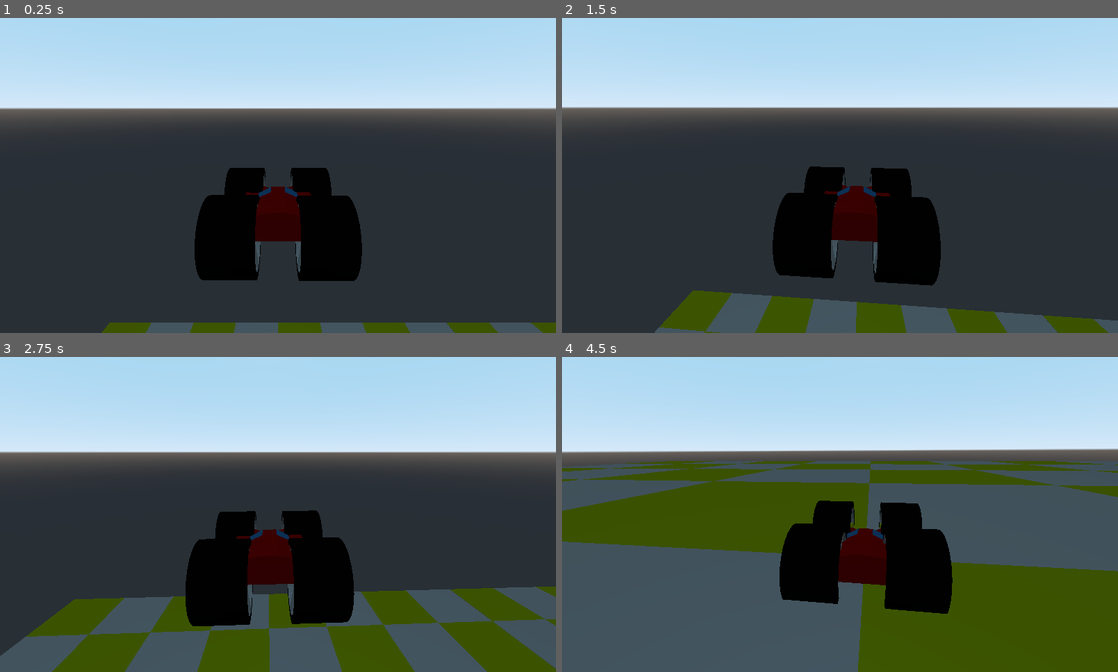
Above: before the commit, frames 1-4 (two rows, left to right).
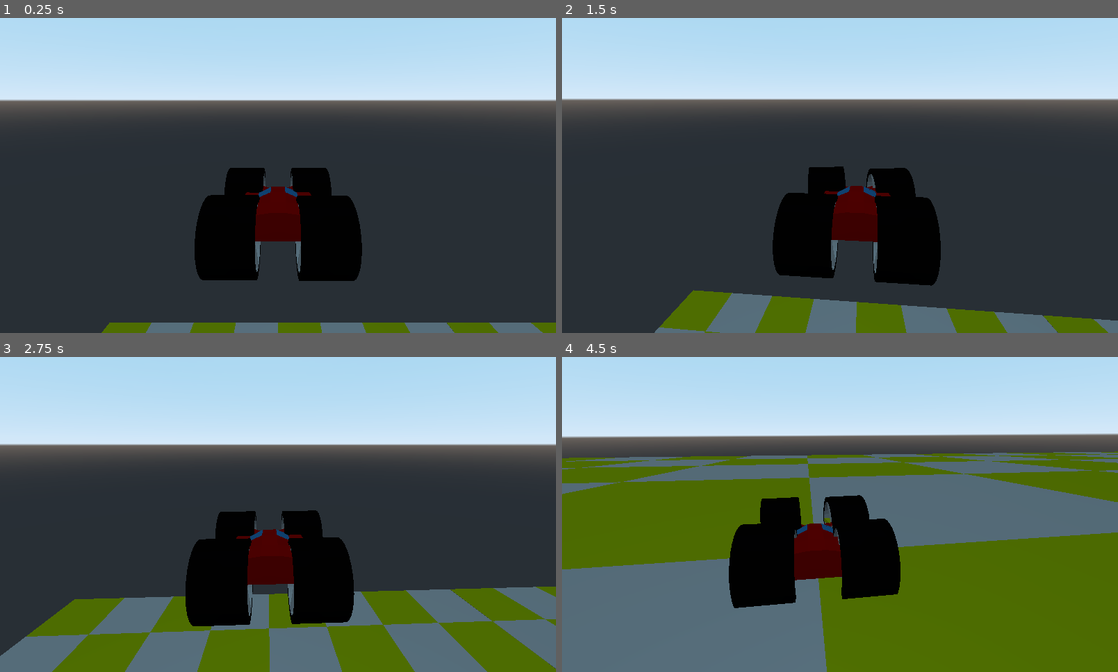
Above: after the commit, the same moments.

Repository: jilhoe63/L3DTEProject
Game: Godot game, scene res://Scenes/Test_scene.tscn
The game is run twice, just before and just after one commit, with the same random seed, the same clock (stepped at 60 frames per second) and the same inputs. The project has no main scene, so this scene is started directly.
Inputs (mouse positions are in pixels of both pictures, inside the frame that each line leads up to):
- Up to frame 1 (0.25 s): no input
- Up to frame 2 (1.5 s): move the mouse to (867, 169) at 0.52 s; hold A (A, bound only after the commit) 0.53-1.28 s; hold Up (ui_up) from 0.53 s (still down); click (867, 169) at 0.67 s; tap D (D, bound only after the commit) at 0.8, 1.35 s; move the mouse to (812, 172) at 1.27 s; click (812, 172) at 1.42 s
- Up to frame 3 (2.75 s): keep holding Up (ui_up); tap S (S, bound only after the commit) at 1.55 s; move the mouse to (289, 505) at 2.02 s; hold S (S, bound only after the commit) from 2.03 s (still down); click (289, 505) at 2.17 s; tap Space (SPACE, bound only after the commit) at 2.3 s
- Up to frame 4 (4.5 s): keep holding Up (ui_up); move the mouse to (834, 514) at 2.77 s; release S (S, bound only after the commit) at 2.78 s; tap Space (SPACE, bound only after the commit) at 2.85 s; click (834, 514) at 2.92 s; tap W (W, bound only after the commit) at 3.05 s; move the mouse to (878, 514) at 3.52 s; hold W (W, bound only after the commit) 3.53-4.28 s; click (878, 514) at 3.67 s; tap A (A, bound only after the commit) at 3.8, 4.35 s; tap Escape (ESC, bound only after the commit) at 4.15 s; move the mouse to (795, 505) at 4.27 s; click (795, 505) at 4.42 s

The runs differ from the first frame. In frame 1, 6.0% of the frame differs, in the area x 0-100%, y 25-100%; in frame 2, 11%; in frame 3, 24%; in frame 4, 70%, in the area x 0-100%, y 24-100%.

Commit message:
test

Diff:
--- a/GameCamera.gd
+++ /dev/null
@@ -1,23 +0,0 @@
-extends Camera
-
-
-onready var player_follow = get_parent().get_node("Player")
-
-var random_jitter = 0
-
-func get_camera_shake(delta):
-	if (Input.is_mouse_button_pressed(BUTTON_LEFT)):
-		random_jitter+=0.05 * delta
-	else:
-		random_jitter-=0.5 * delta
-		if random_jitter < 0:
-			random_jitter = 0
-	return Vector2(rand_range(-random_jitter,random_jitter), rand_range(-random_jitter,random_jitter))
-
-func _process(delta):
-	var camera_shake = get_camera_shake(delta)
-	var camera_pos = Vector3.ZERO
-	camera_pos.x = player_follow.translation.x + camera_shake.x
-	camera_pos.z = player_follow.translation.z + camera_shake.y
-	camera_pos.y = get_translation().y
-	set_translation(camera_pos)
--- a/GameCamera.tscn
+++ /dev/null
@@ -1,4 +0,0 @@
-[gd_scene format=2]
-
-[node name="Camera" type="Camera"]
-transform = Transform( 1, 0, 0, 0, -4.37114e-08, 1, 0, -1, -4.37114e-08, 0, 10, 0 )
--- a/L3DTEProject/Scenes/Camera.gd
+++ /dev/null
@@ -1,19 +0,0 @@
-extends SpringArm
-
-
-
-func _ready():
-	Input.set_mouse_mode(Input.MOUSE_MODE_CAPTURED)
-	$ClippedCamera.add_exception(get_parent())
-
-func _input(event):
-	if Input.is_action_just_pressed("ESC"):
-		if Input.get_mouse_mode() == Input.MOUSE_MODE_CAPTURED:
-			Input.set_mouse_mode(Input.MOUSE_MODE_VISIBLE)
-		else:
-			Input.set_mouse_mode(Input.MOUSE_MODE_CAPTURED)
-
-	if Input.get_mouse_mode() == Input.MOUSE_MODE_CAPTURED:
-		if event is InputEventMouseMotion:
-			rotation_degrees.x = clamp(rotation_degrees.x-event.relative.y*0.1,-45,45)
-			rotation_degrees.y -= event.relative.x*0.1
--- a/L3DTEProject/Scenes/Rigid_Body_Test.tscn
+++ /dev/null
@@ -1,17 +0,0 @@
-[gd_scene load_steps=3 format=2]
-
-[sub_resource type="BoxShape" id=1]
-
-[sub_resource type="CubeMesh" id=2]
-
-[node name="Rigid_Body_Test" type="Spatial"]
-
-[node name="RigidBody" type="RigidBody" parent="."]
-mass = 1000.0
-
-[node name="CollisionShape" type="CollisionShape" parent="RigidBody"]
-shape = SubResource( 1 )
-
-[node name="MeshInstance" type="MeshInstance" parent="RigidBody/CollisionShape"]
-mesh = SubResource( 2 )
-material/0 = null
--- a/L3DTEProject/Scenes/Test_car.tscn
+++ /dev/null
@@ -1,93 +0,0 @@
-[gd_scene load_steps=6 format=2]
-
-[ext_resource path="res://Object Files/Test_Car_Body.obj" type="ArrayMesh" id=1]
-[ext_resource path="res://Object Files/Test_Car_Wheel.obj" type="ArrayMesh" id=2]
-[ext_resource path="res://Scenes/VehicleBody.gd" type="Script" id=3]
-[ext_resource path="res://Scenes/Camera.gd" type="Script" id=4]
-
-[sub_resource type="BoxShape" id=1]
-
-[node name="Test_car" type="Spatial"]
-
-[node name="VehicleBody" type="VehicleBody" parent="."]
-transform = Transform( -1, 0, -8.74228e-08, 0, 1, 0, 8.74228e-08, 0, -1, 0, 0, 0 )
-mass = 500.0
-engine_force = 500.0
-script = ExtResource( 3 )
-
-[node name="CollisionShape" type="CollisionShape" parent="VehicleBody"]
-transform = Transform( 1, 0, 0, 0, 0.393, 0, 0, 0, 1.783, 0, 0, 0 )
-shape = SubResource( 1 )
-
-[node name="MeshInstance" type="MeshInstance" parent="VehicleBody"]
-mesh = ExtResource( 1 )
-material/0 = null
-material/1 = null
-
-[node name="VehicleWheel" type="VehicleWheel" parent="VehicleBody"]
-transform = Transform( 1, 0, 0, 0, 1, 0, 0, 0, 1, -1.1, -0.226, 1.366 )
-engine_force = 500.0
-use_as_traction = true
-use_as_steering = true
-wheel_roll_influence = 0.15
-wheel_friction_slip = 11.0
-suspension_travel = 100.0
-suspension_stiffness = 5.0
-
-[node name="MeshInstance" type="MeshInstance" parent="VehicleBody/VehicleWheel"]
-mesh = ExtResource( 2 )
-material/0 = null
-material/1 = null
-material/2 = null
-
-[node name="VehicleWheel2" type="VehicleWheel" parent="VehicleBody"]
-transform = Transform( 0.3, 0, 0, 0, 0.3, 0, 0, 0, 0.3, 1.1, -0.226, 1.366 )
-engine_force = 500.0
-use_as_traction = true
-use_as_steering = true
-wheel_roll_influence = 0.15
-wheel_friction_slip = 11.0
-suspension_travel = 100.0
-suspension_stiffness = 5.0
-
-[node name="MeshInstance" type="MeshInstance" parent="VehicleBody/VehicleWheel2"]
-mesh = ExtResource( 2 )
-material/0 = null
-material/1 = null
-material/2 = null
-
-[node name="VehicleWheel3" type="VehicleWheel" parent="VehicleBody"]
-transform = Transform( 0.3, 0, 0, 0, 0.3, 0, 0, 0, 0.3, 1.1, -0.226, -1.366 )
-engine_force = 500.0
-use_as_traction = true
-wheel_roll_influence = 0.15
-wheel_friction_slip = 10.0
-suspension_travel = 100.0
-suspension_stiffness = 5.0
-
-[node name="MeshInstance" type="MeshInstance" parent="VehicleBody/VehicleWheel3"]
-mesh = ExtResource( 2 )
-material/0 = null
-material/1 = null
-material/2 = null
-
-[node name="VehicleWheel4" type="VehicleWheel" parent="VehicleBody"]
-transform = Transform( 0.3, 0, 0, 0, 0.3, 0, 0, 0, 0.3, -1.1, -0.226, -1.389 )
-engine_force = 500.0
-use_as_traction = true
-wheel_roll_influence = 0.15
-wheel_friction_slip = 10.0
-suspension_travel = 100.0
-suspension_stiffness = 5.0
-
-[node name="MeshInstance2" type="MeshInstance" parent="VehicleBody/VehicleWheel4"]
-mesh = ExtResource( 2 )
-material/0 = null
-material/1 = null
-material/2 = null
-
-[node name="Camera" type="SpringArm" parent="VehicleBody"]
-transform = Transform( -1, 0, -8.74228e-08, -2.26267e-08, 0.965926, 0.258819, 8.44439e-08, 0.258819, -0.965926, 0, 2.41422, -5.53606 )
-script = ExtResource( 4 )
-
-[node name="ClippedCamera" type="ClippedCamera" parent="VehicleBody/Camera"]
--- a/L3DTEProject/Scenes/Test_scene.tscn
+++ /dev/null
@@ -1,105 +0,0 @@
-[gd_scene load_steps=7 format=2]
-
-[ext_resource path="res://Scenes/Test_car.tscn" type="PackedScene" id=1]
-[ext_resource path="res://Scenes/Rigid_Body_Test.tscn" type="PackedScene" id=2]
-[ext_resource path="res://Object Files/Test_field.obj" type="ArrayMesh" id=3]
-
-[sub_resource type="BoxShape" id=1]
-
-[sub_resource type="ProceduralSky" id=3]
-
-[sub_resource type="Environment" id=2]
-background_mode = 2
-background_sky = SubResource( 3 )
-background_sky_custom_fov = 63.5
-ambient_light_color = Color( 1, 1, 1, 1 )
-ambient_light_energy = 1.5
-fog_enabled = true
-fog_color = Color( 1, 1, 1, 1 )
-fog_sun_amount = 1.0
-fog_depth_enabled = false
-fog_depth_begin = 100.0
-dof_blur_far_distance = 200.0
-
-[node name="Test_scene" type="Spatial"]
-
-[node name="StaticBody" type="StaticBody" parent="."]
-transform = Transform( 66.7679, 0, 0, 0, 0.138804, 0, 0, 0, 66.7679, 0, 0, 0 )
-
-[node name="CollisionShape" type="CollisionShape" parent="StaticBody"]
-shape = SubResource( 1 )
-
-[node name="MeshInstance" type="MeshInstance" parent="StaticBody/CollisionShape"]
-transform = Transform( 0.22, 0, 0, 0, 0.22, 0, 0, 0, 0.22, 0, 0, 0 )
-mesh = ExtResource( 3 )
-skeleton = NodePath("../..")
-material/0 = null
-material/1 = null
-
-[node name="StaticBody2" type="StaticBody" parent="."]
-transform = Transform( 66.7679, 0, 0, 0, 0.138804, 0, 0, 0, 66.7679, 134.235, 0, 0 )
-
-[node name="CollisionShape" type="CollisionShape" parent="StaticBody2"]
-shape = SubResource( 1 )
-
-[node name="MeshInstance" type="MeshInstance" parent="StaticBody2/CollisionShape"]
-transform = Transform( 0.22, 0, 0, 0, 0.22, 0, 0, 0, 0.22, 0, 0, 0 )
-mesh = ExtResource( 3 )
-skeleton = NodePath("../..")
-material/0 = null
-material/1 = null
-
-[node name="StaticBody3" type="StaticBody" parent="."]
-transform = Transform( 5.40887, -0.432825, 0, 2.59695, 0.901478, 0, 0, 0, 2, 68.1334, 1.23657, 0 )
-
-[node name="CollisionShape" type="CollisionShape" parent="StaticBody3"]
-transform = Transform( 1, 0, 0, 0, 1, 0, 0, 0, 1, -0.12575, -0.785728, 0 )
-shape = SubResource( 1 )
-
-[node name="MeshInstance" type="MeshInstance" parent="StaticBody3/CollisionShape"]
-transform = Transform( 0.22, 0, 0, 0, 0.22, 0, 0, 0, 0.22, 0, 0, 0 )
-mesh = ExtResource( 3 )
-skeleton = NodePath("../..")
-material/0 = null
-material/1 = null
-
-[node name="StaticBody4" type="StaticBody" parent="."]
-transform = Transform( 9.82784, -0.184758, -5.44831e-09, 1.78462, 0.949297, -1.55291, 0.478188, 0.254363, 5.79556, 87.0678, 4.6753, 0 )
-
-[node name="CollisionShape" type="CollisionShape" parent="StaticBody4"]
-transform = Transform( 1, 0, 0, 0, 1, 0, 0, 0, 1, -0.12575, -0.785728, 0 )
-shape = SubResource( 1 )
-
-[node name="MeshInstance" type="MeshInstance" parent="StaticBody4/CollisionShape"]
-transform = Transform( 0.22, 0, 0, 0, 0.22, 0, 0, 0, 0.22, 0, 0, 0 )
-mesh = ExtResource( 3 )
-skeleton = NodePath("../..")
-material/0 = null
-material/1 = null
-
-[node name="Test_car" parent="." instance=ExtResource( 1 )]
-transform = Transform( 1, 0, 0, 0, 1, 0, 0, 0, 1, 0, 80.1011, 0 )
-
-[node name="Rigid_Body_Test" parent="." instance=ExtResource( 2 )]
-transform = Transform( -4.37114e-08, 0, -1, 0, 1, 0, 1, 0, -4.37114e-08, 99.6595, 6.13346, 28.6288 )
-
-[node name="Rigid_Body_Test7" parent="." instance=ExtResource( 2 )]
-transform = Transform( -4.37114e-08, 0, -1, 0, 1, 0, 1, 0, -4.37114e-08, 99.6728, 3, 28.6288 )
-
-[node name="Rigid_Body_Test2" parent="." instance=ExtResource( 2 )]
-transform = Transform( -4.37114e-08, 0, -1, 0, 1, 0, 1, 0, -4.37114e-08, 99.6534, 3, 25.8711 )
-
-[node name="Rigid_Body_Test3" parent="." instance=ExtResource( 2 )]
-transform = Transform( 1, 0, 0, 0, 1, 0, 0, 0, 1, 99.1579, 5.71133, 25.9674 )
-
-[node name="Rigid_Body_Test4" parent="." instance=ExtResource( 2 )]
-transform = Transform( 1, 0, 0, 0, 1, 0, 0, 0, 1, 99.9291, 8.73417, 28.9666 )
-
-[node name="Rigid_Body_Test5" parent="." instance=ExtResource( 2 )]
-transform = Transform( 1, 0, 0, 0, 1, 0, 0, 0, 1, 99.5597, 9.0119, 25.9105 )
-
-[node name="Rigid_Body_Test6" parent="." instance=ExtResource( 2 )]
-transform = Transform( 1, 0, 0, 0, 1, 0, 0, 0, 1, 99.6262, 11.4232, 27.842 )
-
-[node name="WorldEnvironment" type="WorldEnvironment" parent="."]
-environment = SubResource( 2 )
--- a/L3DTEProject/Scenes/VehicleBody.gd
+++ /dev/null
@@ -1,24 +0,0 @@
-extends VehicleBody
-
-var horse_power = 2000
-var accel_speed = 20
-
-var steer_angle = deg2rad(30)
-var steer_speed = 3
-
-var brake_power = 30
-var brake_speed = 0
-
-func _physics_process(delta):
-	var throt_input = Input.get_action_strength("W")-Input.get_action_strength("S")
-	engine_force = throt_input*horse_power
-
-	var steer_input = -Input.get_action_strength("D")+Input.get_action_strength("A")
-	steering = lerp_angle(steering,steer_input*steer_angle,steer_speed*delta)
-
-	var brake_input = Input.get_action_strength("SPACE")
-	brake = brake_power*brake_input
-	print(brake)
-
-func _ready():
-	pass
--- a/L3DTEProject/default_env.tres
+++ /dev/null
@@ -1,7 +0,0 @@
-[gd_resource type="Environment" load_steps=2 format=2]
-
-[sub_resource type="ProceduralSky" id=1]
-
-[resource]
-background_mode = 2
-background_sky = SubResource( 1 )
--- a/L3DTEProject/project.godot
+++ /dev/null
@@ -1,56 +0,0 @@
-; Engine configuration file.
-; It's best edited using the editor UI and not directly,
-; since the parameters that go here are not all obvious.
-;
-; Format:
-;   [section] ; section goes between []
-;   param=value ; assign values to parameters
-
-config_version=4
-
-[application]
-
-config/name="L3DTEProject"
-config/icon="res://Image_assets/Jletter.png"
-
-[input]
-
-W={
-"deadzone": 0.5,
-"events": [ Object(InputEventKey,"resource_local_to_scene":false,"resource_name":"","device":0,"alt":false,"shift":false,"control":false,"meta":false,"command":false,"pressed":false,"scancode":0,"physical_scancode":87,"unicode":0,"echo":false,"script":null)
- ]
-}
-S={
-"deadzone": 0.5,
-"events": [ Object(InputEventKey,"resource_local_to_scene":false,"resource_name":"","device":0,"alt":false,"shift":false,"control":false,"meta":false,"command":false,"pressed":false,"scancode":0,"physical_scancode":83,"unicode":0,"echo":false,"script":null)
- ]
-}
-D={
-"deadzone": 0.5,
-"events": [ Object(InputEventKey,"resource_local_to_scene":false,"resource_name":"","device":0,"alt":false,"shift":false,"control":false,"meta":false,"command":false,"pressed":false,"scancode":0,"physical_scancode":68,"unicode":0,"echo":false,"script":null)
- ]
-}
-A={
-"deadzone": 0.5,
-"events": [ Object(InputEventKey,"resource_local_to_scene":false,"resource_name":"","device":0,"alt":false,"shift":false,"control":false,"meta":false,"command":false,"pressed":false,"scancode":0,"physical_scancode":65,"unicode":0,"echo":false,"script":null)
- ]
-}
-SPACE={
-"deadzone": 0.5,
-"events": [ Object(InputEventKey,"resource_local_to_scene":false,"resource_name":"","device":0,"alt":false,"shift":false,"control":false,"meta":false,"command":false,"pressed":false,"scancode":0,"physical_scancode":32,"unicode":0,"echo":false,"script":null)
- ]
-}
-ESC={
-"deadzone": 0.5,
-"events": [ Object(InputEventKey,"resource_local_to_scene":false,"resource_name":"","device":0,"alt":false,"shift":false,"control":false,"meta":false,"command":false,"pressed":false,"scancode":0,"physical_scancode":16777217,"unicode":0,"echo":false,"script":null)
- ]
-}
-
-[physics]
-
-common/enable_pause_aware_picking=true
-
-[rendering]
-
-quality/driver/driver_name="GLES2"
-environment/default_environment="res://default_env.tres"
--- a/Player.tscn
+++ /dev/null
@@ -1,31 +0,0 @@
-[gd_scene load_steps=4 format=2]
-
-[sub_resource type="CapsuleMesh" id=1]
-radius = 0.5
-radial_segments = 40
-
-[sub_resource type="PrismMesh" id=2]
-size = Vector3( 0.2, 0.5, 0.5 )
-
-[sub_resource type="CapsuleShape" id=3]
-radius = 0.443627
-height = 0.914825
-
-[node name="Player" type="KinematicBody"]
-
-[node name="CapsuleMesh" type="MeshInstance" parent="."]
-transform = Transform( 1, 0, 0, 0, -4.37114e-08, -1, 0, 1, -4.37114e-08, 0, 1.09615, 0 )
-mesh = SubResource( 1 )
-material/0 = null
-
-[node name="PointDirection" type="MeshInstance" parent="."]
-transform = Transform( -1, -8.74228e-08, 3.82137e-15, 0, -4.37114e-08, -1, 8.74228e-08, -1, 4.37114e-08, 0, 1.09615, -1.05013 )
-mesh = SubResource( 2 )
-material/0 = null
-
-[node name="Position3D" type="Position3D" parent="."]
-transform = Transform( 1, 0, 0, 0, -4.37114e-08, -1, 0, 1, -4.37114e-08, 0, 1.09615, 0.949866 )
-
-[node name="CollisionShape" type="CollisionShape" parent="."]
-transform = Transform( 1, 0, 0, 0, -4.37114e-08, 1, 0, -1, -4.37114e-08, 0, 1, 0 )
-shape = SubResource( 3 )
--- a/Scenes/Camera.gd
+++ b/Scenes/Camera.gd
@@ -17,3 +17,6 @@
 		if event is InputEventMouseMotion:
 			rotation_degrees.x = clamp(rotation_degrees.x-event.relative.y*0.1,-45,45)
 			rotation_degrees.y -= event.relative.x*0.1
+
+
+#aaaaaaaaaabfqbafuoqbauovfniaop
--- a/Scenes/Rigid_Body_Test.tscn
+++ b/Scenes/Rigid_Body_Test.tscn
@@ -7,6 +7,7 @@
 [node name="Rigid_Body_Test" type="Spatial"]
 
 [node name="RigidBody" type="RigidBody" parent="."]
+mass = 1000.0
 
 [node name="CollisionShape" type="CollisionShape" parent="RigidBody"]
 shape = SubResource( 1 )
--- a/Scenes/Test_car.tscn
+++ b/Scenes/Test_car.tscn
@@ -11,8 +11,8 @@
 
 [node name="VehicleBody" type="VehicleBody" parent="."]
 transform = Transform( -1, 0, -8.74228e-08, 0, 1, 0, 8.74228e-08, 0, -1, 0, 0, 0 )
-mass = 1000.0
-engine_force = 200.0
+mass = 500.0
+engine_force = 500.0
 script = ExtResource( 3 )
 
 [node name="CollisionShape" type="CollisionShape" parent="VehicleBody"]
@@ -26,9 +26,11 @@
 
 [node name="VehicleWheel" type="VehicleWheel" parent="VehicleBody"]
 transform = Transform( 1, 0, 0, 0, 1, 0, 0, 0, 1, -1.1, -0.226, 1.366 )
-engine_force = 200.0
+engine_force = 500.0
 use_as_traction = true
 use_as_steering = true
+wheel_roll_influence = 0.15
+wheel_friction_slip = 11.0
 suspension_travel = 100.0
 suspension_stiffness = 5.0
 
@@ -40,9 +42,11 @@
 
 [node name="VehicleWheel2" type="VehicleWheel" parent="VehicleBody"]
 transform = Transform( 0.3, 0, 0, 0, 0.3, 0, 0, 0, 0.3, 1.1, -0.226, 1.366 )
-engine_force = 200.0
+engine_force = 500.0
 use_as_traction = true
 use_as_steering = true
+wheel_roll_influence = 0.15
+wheel_friction_slip = 11.0
 suspension_travel = 100.0
 suspension_stiffness = 5.0
 
@@ -54,8 +58,9 @@
 
 [node name="VehicleWheel3" type="VehicleWheel" parent="VehicleBody"]
 transform = Transform( 0.3, 0, 0, 0, 0.3, 0, 0, 0, 0.3, 1.1, -0.226, -1.366 )
-engine_force = 200.0
+engine_force = 500.0
 use_as_traction = true
+wheel_roll_influence = 0.15
 wheel_friction_slip = 10.0
 suspension_travel = 100.0
 suspension_stiffness = 5.0
@@ -68,8 +73,9 @@
 
 [node name="VehicleWheel4" type="VehicleWheel" parent="VehicleBody"]
 transform = Transform( 0.3, 0, 0, 0, 0.3, 0, 0, 0, 0.3, -1.1, -0.226, -1.389 )
-engine_force = 200.0
+engine_force = 500.0
 use_as_traction = true
+wheel_roll_influence = 0.15
 wheel_friction_slip = 10.0
 suspension_travel = 100.0
 suspension_stiffness = 5.0
--- a/Scenes/Test_scene.tscn
+++ b/Scenes/Test_scene.tscn
@@ -1,10 +1,25 @@
-[gd_scene load_steps=5 format=2]
+[gd_scene load_steps=7 format=2]
 
 [ext_resource path="res://Scenes/Test_car.tscn" type="PackedScene" id=1]
 [ext_resource path="res://Scenes/Rigid_Body_Test.tscn" type="PackedScene" id=2]
 [ext_resource path="res://Object Files/Test_field.obj" type="ArrayMesh" id=3]
 
 [sub_resource type="BoxShape" id=1]
+
+[sub_resource type="ProceduralSky" id=3]
+
+[sub_resource type="Environment" id=2]
+background_mode = 2
+background_sky = SubResource( 3 )
+background_sky_custom_fov = 63.5
+ambient_light_color = Color( 1, 1, 1, 1 )
+ambient_light_energy = 1.5
+fog_enabled = true
+fog_color = Color( 1, 1, 1, 1 )
+fog_sun_amount = 1.0
+fog_depth_enabled = false
+fog_depth_begin = 100.0
+dof_blur_far_distance = 200.0
 
 [node name="Test_scene" type="Spatial"]
 
@@ -34,6 +49,34 @@
 material/0 = null
 material/1 = null
 
+[node name="StaticBody3" type="StaticBody" parent="."]
+transform = Transform( 5.40887, -0.432825, 0, 2.59695, 0.901478, 0, 0, 0, 2, 68.1334, 1.23657, 0 )
+
+[node name="CollisionShape" type="CollisionShape" parent="StaticBody3"]
+transform = Transform( 1, 0, 0, 0, 1, 0, 0, 0, 1, -0.12575, -0.785728, 0 )
+shape = SubResource( 1 )
+
+[node name="MeshInstance" type="MeshInstance" parent="StaticBody3/CollisionShape"]
+transform = Transform( 0.22, 0, 0, 0, 0.22, 0, 0, 0, 0.22, 0, 0, 0 )
+mesh = ExtResource( 3 )
+skeleton = NodePath("../..")
+material/0 = null
+material/1 = null
+
+[node name="StaticBody4" type="StaticBody" parent="."]
+transform = Transform( 9.82784, -0.184758, -5.44831e-09, 1.78462, 0.949297, -1.55291, 0.478188, 0.254363, 5.79556, 87.0678, 4.6753, 0 )
+
+[node name="CollisionShape" type="CollisionShape" parent="StaticBody4"]
+transform = Transform( 1, 0, 0, 0, 1, 0, 0, 0, 1, -0.12575, -0.785728, 0 )
+shape = SubResource( 1 )
+
+[node name="MeshInstance" type="MeshInstance" parent="StaticBody4/CollisionShape"]
+transform = Transform( 0.22, 0, 0, 0, 0.22, 0, 0, 0, 0.22, 0, 0, 0 )
+mesh = ExtResource( 3 )
+skeleton = NodePath("../..")
+material/0 = null
+material/1 = null
+
 [node name="Test_car" parent="." instance=ExtResource( 1 )]
 transform = Transform( 1, 0, 0, 0, 1, 0, 0, 0, 1, 0, 80.1011, 0 )
 
@@ -57,3 +100,6 @@
 
 [node name="Rigid_Body_Test6" parent="." instance=ExtResource( 2 )]
 transform = Transform( 1, 0, 0, 0, 1, 0, 0, 0, 1, 99.6262, 11.4232, 27.842 )
+
+[node name="WorldEnvironment" type="WorldEnvironment" parent="."]
+environment = SubResource( 2 )
--- a/Scenes/VehicleBody.gd
+++ b/Scenes/VehicleBody.gd
@@ -6,7 +6,7 @@
 var steer_angle = deg2rad(30)
 var steer_speed = 3
 
-var brake_power = 10
+var brake_power = 30
 var brake_speed = 0
 
 func _physics_process(delta):
@@ -21,4 +21,4 @@
 	print(brake)
 
 func _ready():
-	pass # Replace with function body.
+	pass
--- a/TestLevel.tscn
+++ /dev/null
@@ -1,15 +0,0 @@
-[gd_scene load_steps=5 format=2]
-
-[ext_resource path="res://Player.tscn" type="PackedScene" id=1]
-[ext_resource path="res://movement.gd" type="Script" id=2]
-[ext_resource path="res://GameCamera.tscn" type="PackedScene" id=3]
-[ext_resource path="res://GameCamera.gd" type="Script" id=4]
-
-[node name="Level" type="Spatial"]
-
-[node name="Player" parent="." instance=ExtResource( 1 )]
-transform = Transform( 1, 0, 1.74846e-07, 0, 1, 0, -1.74846e-07, 0, 1, 0, 0, 0 )
-script = ExtResource( 2 )
-
-[node name="Camera" parent="." instance=ExtResource( 3 )]
-script = ExtResource( 4 )
--- a/movement.gd
+++ /dev/null
@@ -1,45 +0,0 @@
-extends KinematicBody
-
-onready var camera = get_parent().get_node("Camera")
-
-export var max_speed = 10
-export var friction = 10
-export var speed = 1
-export var acceleration = 0.5
-
-var move_vector = Vector3.ZERO
-var cursor_pos = Vector3.ZERO
-
-func look_at_cursor():
-	var player_pos = global_transform.origin
-	var drop_plane = Plane(Vector3(0,1,0), player_pos.y)
-	var ray_length = 1000
-	var mouse_pos = get_viewport().get_mouse_position()
-	var from = camera.project_ray_origin(mouse_pos)
-	var to = from + camera.project_ray_normal(mouse_pos) * ray_length
-	cursor_pos = drop_plane.intersects_ray(from, to)
-	print(cursor_pos)
-	look_at(cursor_pos, Vector3.UP)
-
-func get_input():
-	var input = Vector3(
-		-int(Input.is_action_pressed("ui_left")) + int(Input.is_action_pressed("ui_right")),
-		0,
-		-int(Input.is_action_pressed("ui_up")) + int(Input. is_action_pressed("ui_down"))
-	)
-	input = input.normalized()
-	return input
-
-func _process(delta):
-	pass
-
-func _physics_process(delta):
-	var input = get_input()
-	if input != Vector3.ZERO:
-		speed += acceleration
-		if speed > max_speed:
-			speed = max_speed
-	move_vector = input * speed
-	move_and_slide(move_vector)
-
-	look_at_cursor()
--- a/project.godot
+++ b/project.godot
@@ -8,19 +8,49 @@
 
 config_version=4
 
-_global_script_classes=[  ]
-_global_script_class_icons={
+[application]
 
+config/name="L3DTEProject"
+config/icon="res://Image_assets/Jletter.png"
+
+[input]
+
+W={
+"deadzone": 0.5,
+"events": [ Object(InputEventKey,"resource_local_to_scene":false,"resource_name":"","device":0,"alt":false,"shift":false,"control":false,"meta":false,"command":false,"pressed":false,"scancode":0,"physical_scancode":87,"unicode":0,"echo":false,"script":null)
+ ]
+}
+S={
+"deadzone": 0.5,
+"events": [ Object(InputEventKey,"resource_local_to_scene":false,"resource_name":"","device":0,"alt":false,"shift":false,"control":false,"meta":false,"command":false,"pressed":false,"scancode":0,"physical_scancode":83,"unicode":0,"echo":false,"script":null)
+ ]
+}
+D={
+"deadzone": 0.5,
+"events": [ Object(InputEventKey,"resource_local_to_scene":false,"resource_name":"","device":0,"alt":false,"shift":false,"control":false,"meta":false,"command":false,"pressed":false,"scancode":0,"physical_scancode":68,"unicode":0,"echo":false,"script":null)
+ ]
+}
+A={
+"deadzone": 0.5,
+"events": [ Object(InputEventKey,"resource_local_to_scene":false,"resource_name":"","device":0,"alt":false,"shift":false,"control":false,"meta":false,"command":false,"pressed":false,"scancode":0,"physical_scancode":65,"unicode":0,"echo":false,"script":null)
+ ]
+}
+SPACE={
+"deadzone": 0.5,
+"events": [ Object(InputEventKey,"resource_local_to_scene":false,"resource_name":"","device":0,"alt":false,"shift":false,"control":false,"meta":false,"command":false,"pressed":false,"scancode":0,"physical_scancode":32,"unicode":0,"echo":false,"script":null)
+ ]
+}
+ESC={
+"deadzone": 0.5,
+"events": [ Object(InputEventKey,"resource_local_to_scene":false,"resource_name":"","device":0,"alt":false,"shift":false,"control":false,"meta":false,"command":false,"pressed":false,"scancode":0,"physical_scancode":16777217,"unicode":0,"echo":false,"script":null)
+ ]
 }
 
-[application]
+[physics]
 
-config/name="The Tale of Charles Halfwit"
-config/icon="res://icon.png"
+common/enable_pause_aware_picking=true
 
 [rendering]
 
 quality/driver/driver_name="GLES2"
-vram_compression/import_etc=true
-vram_compression/import_etc2=false
 environment/default_environment="res://default_env.tres"
Binary file removed: L3DTEProject/Image_assets/Jletter.png
Not shown, removed: L3DTEProject/Image_assets/Jletter.png.import
Binary file removed: L3DTEProject/Image_assets/icon.png
Not shown, removed: L3DTEProject/Image_assets/icon.png.import
Binary file removed: L3DTEProject/Object Files/Material_001.material
Binary file removed: L3DTEProject/Object Files/Material_002.material
Not shown, removed: L3DTEProject/Object Files/Test_Car_Body.dae
Not shown, removed: L3DTEProject/Object Files/Test_Car_Body.dae.import
Not shown, removed: L3DTEProject/Object Files/Test_Car_Body.mtl
Not shown, removed: L3DTEProject/Object Files/Test_Car_Body.obj
Not shown, removed: L3DTEProject/Object Files/Test_Car_Body.obj.import
Not shown, removed: L3DTEProject/Object Files/Test_Car_Wheel.mtl
(and 11 more such lines)
